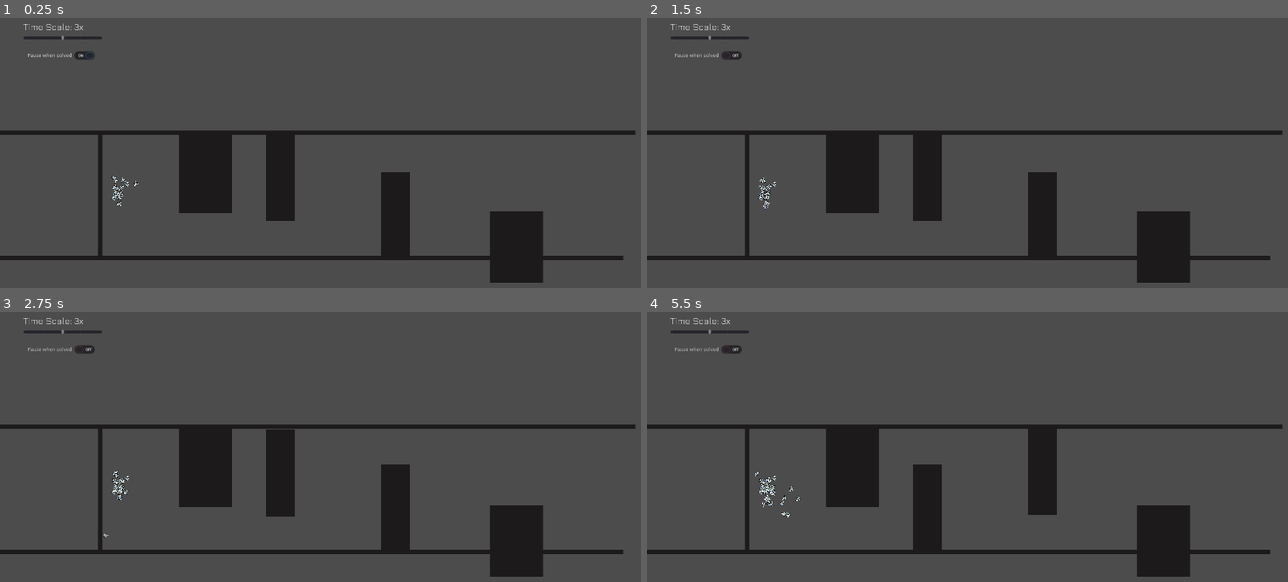
Above: before the commit, frames 1-4 (two rows, left to right).
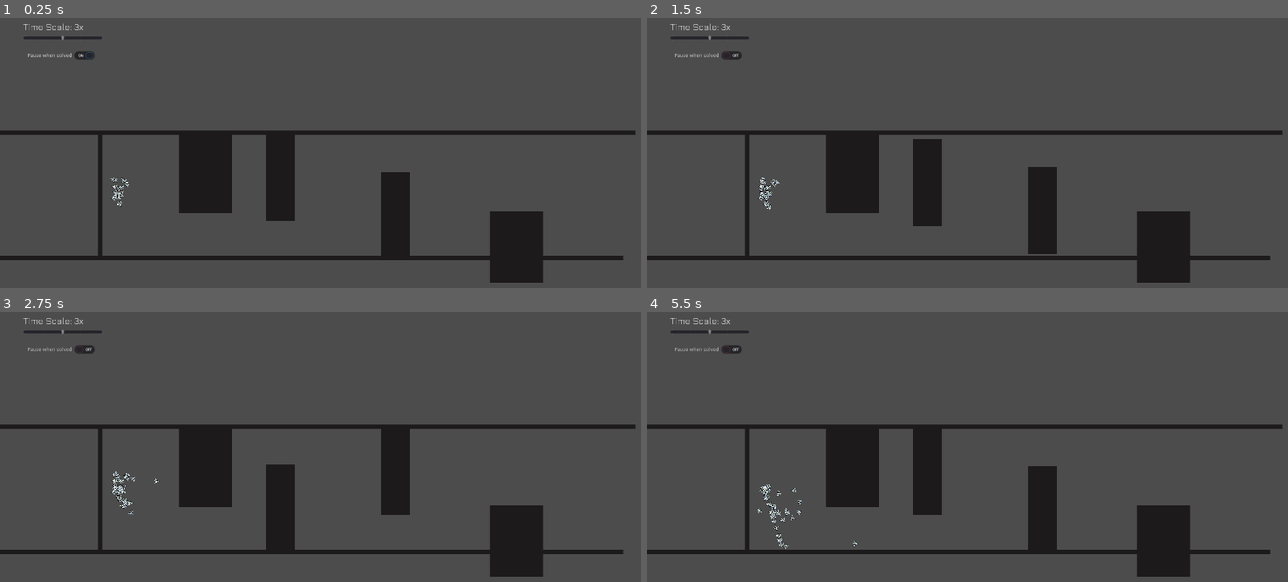
Above: after the commit, the same moments.

Repository: a0x77ry/plasmata
Game: Godot game, scene res://games/game3/game3.tscn
The game is run twice, just before and just after one commit, with the same random seed, the same clock (stepped at 60 frames per second) and the same inputs. This scene is started directly instead of the project's main scene.
Inputs (mouse positions are in pixels of both pictures, inside the frame that each line leads up to):
- Up to frame 1 (0.25 s): no input
- Up to frame 2 (1.5 s): tap Enter (ui_accept) at 0.5, 0.77 s; move the mouse to (1146, 182) at 0.52 s; click (1146, 182) at 0.67 s; click "Pause when solved" at 1.25 s
- Up to frame 3 (2.75 s): move the mouse to (211, 517) at 2.02 s; click (211, 517) at 2.17 s; tap Enter (ui_accept) at 2.27 s
- Up to frame 4 (5.5 s): move the mouse to (1063, 411) at 2.77 s; click (1063, 411) at 2.92 s; move the mouse to (961, 576) at 3.52 s; click (961, 576) at 3.67 s; tap Enter (ui_accept) at 3.77, 4.52, 5.27 s; move the mouse to (1204, 555) at 4.27 s; click (1204, 555) at 4.42 s; move the mouse to (788, 438) at 5.02 s; click (788, 438) at 5.17 s

The runs differ from the first frame. In frame 1, less than 0.1% of the frame differs, in the area x 17-22%, y 58-70%; in frame 2, 0.4%; in frame 3, 2.5%; in frame 4, 2.7%, in the area x 16-64%, y 43-89%.

Commit message:
Vastly improve game by making moving walls visible to the normal wall rays too

Diff:
--- a/games/game1/game1.gd
+++ b/games/game1/game1.gd
@@ -14,11 +14,14 @@
     "ray_left_distance",
     "ray_right_distance",
 
-    "rf_col_normal_angle",
-    "rl_col_normal_angle",
-    "rr_col_normal_angle",
-    "rfu_col_normal_angle",
-    "rfd_col_normal_angle",
+    # "rf_col_normal_angle",
+    # "rl_col_normal_angle",
+    # "rr_col_normal_angle",
+    # "rfu_col_normal_angle",
+    # "rfd_col_normal_angle",
+
+    "finish_distance",
+    "finish_angle",
 
     "fitness",
     # "go_right_input",
--- a/games/game1/game1.tscn
+++ b/games/game1/game1.tscn
@@ -121,6 +121,7 @@
 [node name="FinishLine" type="Area2D" parent="." index="4"]
 position = Vector2( 1294, 304 )
 scale = Vector2( 2.52001, 1 )
+collision_layer = 5
 __meta__ = {
 "_edit_group_": true
 }
--- a/games/game2/game2.gd
+++ b/games/game2/game2.gd
@@ -13,11 +13,14 @@
     "ray_left_distance",
     "ray_right_distance",
 
-    "rf_col_normal_angle",
-    "rl_col_normal_angle",
-    "rr_col_normal_angle",
-    "rfu_col_normal_angle",
-    "rfd_col_normal_angle",
+    # "rf_col_normal_angle",
+    # "rl_col_normal_angle",
+    # "rr_col_normal_angle",
+    # "rfu_col_normal_angle",
+    # "rfd_col_normal_angle",
+
+    "finish_distance",
+    "finish_angle",
 
     "fitness",
     # "go_right_input",
--- a/games/game2/game2.tscn
+++ b/games/game2/game2.tscn
@@ -127,8 +127,10 @@
 disabled = true
 
 [node name="FinishLine" type="Area2D" parent="." index="4"]
+modulate = Color( 0.231373, 0.027451, 0.027451, 1 )
 position = Vector2( 1296, 304 )
 scale = Vector2( 2.04, 1 )
+collision_layer = 5
 __meta__ = {
 "_edit_group_": true
 }
--- a/games/game3/game3.gd
+++ b/games/game3/game3.gd
@@ -29,6 +29,9 @@
     "rfu_col_normal_angle",
     "rfd_col_normal_angle",
 
+    "finish_distance",
+    "finish_angle",
+
     "fitness",
     # "go_right_input",
     "go_forward_input",
--- a/games/game3/game3.tscn
+++ b/games/game3/game3.tscn
@@ -46,7 +46,7 @@
 [sub_resource type="Curve2D" id=9]
 resource_local_to_scene = true
 _data = {
-"points": PoolVector2Array( 0, 0, 0, 0, 18.6936, 110.863, 0, 0, 0, 0, 27.1994, 213.213, 0, 0, 0, 0, 189, 403, 0, 0, 0, 0, 959, 394, 0, 0, 0, 0, 1026, 250, 0, 0, 0, 0, 1287, 254 )
+"points": PoolVector2Array( 0, 0, 0, 0, 18.6936, 110.863, 0, 0, 0, 0, 27.1994, 213.213, 0, 0, 0, 0, 189, 403, 0, 0, 0, 0, 707.665, 395.543, 0, 0, 0, 0, 989.302, 394.188, 0, 0, 0, 0, 1026, 250, 0, 0, 0, 0, 1287, 254 )
 }
 
 [sub_resource type="DynamicFont" id=1]
@@ -142,7 +142,6 @@
 
 [node name="WallPlayer" type="AnimationPlayer" parent="." index="3"]
 autoplay = "MovingWall"
-playback_speed = 0.5
 anims/MovingWall = SubResource( 10 )
 
 [node name="SpawningArea" type="Area2D" parent="." index="4"]
@@ -157,6 +156,7 @@
 [node name="FinishLine" type="Area2D" parent="." index="5"]
 position = Vector2( 1294, 302 )
 scale = Vector2( 1.96001, 1 )
+collision_layer = 5
 __meta__ = {
 "_edit_group_": true
 }
--- a/scripts/agent.gd
+++ b/scripts/agent.gd
@@ -2,9 +2,9 @@
 
 
 export (float) var speed = 20.0 # waa 50.0
-export (float) var rotation_speed = 0.5 # was 1.5
-# export (float) var speed_limit = 300.0
-export (float) var speed_limit = 100.0
+export (float) var rotation_speed = 1.0 # was 0.5
+export (float) var speed_limit = 110.0
+# export (float) var speed_limit = 100.0
 # export (float) var rotation_speed_limit = 8.0
 export (float) var rotation_speed_limit = 2.0
 export (int) var penalty_for_hidden_nodes = 0 # was 5
@@ -303,6 +303,9 @@
   var rfu_col_normal_angle: float
   var rfd_col_normal_angle: float
 
+  var finish_distance: float
+  var finish_angle: float
+
   var fitness: float
   var go_forward_input: float
   var go_right_input: float
@@ -325,9 +328,16 @@
   if nn_activated_inputs.has("pos_y"):
     norm_pos_y = global_position.y / level_height
 
-  if nn_activated_inputs.has("ray_f_distance") || nn_activated_inputs.has("ray_f_distance_mw"):
-    ray_f_distance = 0.0 # is was 1.0
-    ray_f_distance_mw = 0.0 # is was 1.0
+  if nn_activated_inputs.has("finish_distance") || nn_activated_inputs.has("finish_angle"):
+    var fa_pos = game.fa_col_result["collider"].global_position
+    finish_distance = 0.0
+    finish_distance = global_position.distance_to(fa_pos) / game.start_finish_distance
+    finish_angle = 0.0
+    finish_angle = global_position.angle_to(fa_pos) / PI
+
+  if nn_activated_inputs.has("ray_f_distance") || nn_activated_inputs.has("rf_col_normal_angle"):
+    ray_f_distance = 0.0
+    ray_f_distance_mw = 0.0
     rf_col_normal_angle = 0.0
     if ray_forward.is_colliding():
       var distance = global_position.distance_to(ray_forward.get_collision_point())
@@ -343,7 +353,7 @@
       elif col.is_in_group("moving_walls"):
         ray_f_distance_mw = (ray_forward.cast_to.x - distance) / ray_forward.cast_to.x
 
-  if nn_activated_inputs.has("ray_left_distance") || nn_activated_inputs.has("ray_left_distance_mw"):
+  if nn_activated_inputs.has("ray_left_distance") || nn_activated_inputs.has("rl_col_normal_angle"):
     ray_left_distance = 0.0 # is was 1.0
     ray_left_distance_mw = 0.0 # is was 1.0
     rl_col_normal_angle = 0.0
@@ -355,12 +365,15 @@
         var col_normal = ray_left.get_collision_normal()
         rl_col_normal_angle = col_normal.angle() / PI
 
-      if col.is_in_group("normal_walls"):
-        ray_left_distance = (abs(ray_left.cast_to.y) - distance) / abs(ray_left.cast_to.y)
-      elif col.is_in_group("moving_walls"):
+      # if col.is_in_group("normal_walls"):
+      #   ray_left_distance = (abs(ray_left.cast_to.y) - distance) / abs(ray_left.cast_to.y)
+      # elif col.is_in_group("moving_walls"):
+      #   ray_left_distance_mw = (abs(ray_left.cast_to.y) - distance) / abs(ray_left.cast_to.y)
+      ray_left_distance = (abs(ray_left.cast_to.y) - distance) / abs(ray_left.cast_to.y)
+      if col.is_in_group("moving_walls"):
         ray_left_distance_mw = (abs(ray_left.cast_to.y) - distance) / abs(ray_left.cast_to.y)
 
-  if nn_activated_inputs.has("ray_right_distance") || nn_activated_inputs.has("ray_right_distance_mw"):
+  if nn_activated_inputs.has("ray_right_distance") || nn_activated_inputs.has("rr_col_normal_angle"):
     ray_right_distance = 0.0 # is was 1.0
     ray_right_distance_mw = 0.0 # is was 1.0
     rr_col_normal_angle = 0.0
@@ -372,12 +385,15 @@
         var col_normal = ray_right.get_collision_normal()
         rr_col_normal_angle = col_normal.angle() / PI
 
-      if col.is_in_group("normal_walls"):
-        ray_right_distance = (ray_right.cast_to.y - distance) / ray_right.cast_to.y
-      elif col.is_in_group("moving_walls"):
+      # if col.is_in_group("normal_walls"):
+      #   ray_right_distance = (ray_right.cast_to.y - distance) / ray_right.cast_to.y
+      # elif col.is_in_group("moving_walls"):
+      #   ray_right_distance_mw = (ray_right.cast_to.y - distance) / ray_right.cast_to.y
+      ray_right_distance = (ray_right.cast_to.y - distance) / ray_right.cast_to.y
+      if col.is_in_group("moving_walls"):
         ray_right_distance_mw = (ray_right.cast_to.y - distance) / ray_right.cast_to.y
 
-  if nn_activated_inputs.has("ray_f_up_right_distance") || nn_activated_inputs.has("ray_f_up_right_distance_mw"):
+  if nn_activated_inputs.has("ray_f_up_right_distance") || nn_activated_inputs.has("rfu_col_normal_angle"):
     ray_f_up_right_distance = 0.0
     ray_f_up_right_distance_mw = 0.0
     rfu_col_normal_angle = 0.0
@@ -391,12 +407,15 @@
         var col_normal = ray_f_up_right.get_collision_normal()
         rfu_col_normal_angle = col_normal.angle() / PI
 
-      if col.is_in_group("normal_walls"):
-        ray_f_up_right_distance = (ray_length - distance) / ray_length
-      elif col.is_in_group("moving_walls"):
+      # if col.is_in_group("normal_walls"):
+      #   ray_f_up_right_distance = (ray_length - distance) / ray_length
+      # elif col.is_in_group("moving_walls"):
+      #   ray_f_up_right_distance_mw = (ray_length - distance) / ray_length
+      ray_f_up_right_distance = (ray_length - distance) / ray_length
+      if col.is_in_group("moving_walls"):
         ray_f_up_right_distance_mw = (ray_length - distance) / ray_length
 
-  if nn_activated_inputs.has("ray_f_down_right_distance") || nn_activated_inputs.has("ray_f_down_right_distance_mw"):
+  if nn_activated_inputs.has("ray_f_down_right_distance") || nn_activated_inputs.has("rfd_col_normal_angle"):
     ray_f_down_right_distance = 0.0
     ray_f_down_right_distance_mw = 0.0
     rfd_col_normal_angle = 0.0
@@ -410,9 +429,12 @@
         var col_normal = ray_f_down_right.get_collision_normal()
         rfu_col_normal_angle = col_normal.angle() / PI
 
-      if col.is_in_group("normal_walls"):
-        ray_f_down_right_distance = (ray_length - distance) / ray_length
-      elif col.is_in_group("moving_walls"):
+      # if col.is_in_group("normal_walls"):
+      #   ray_f_down_right_distance = (ray_length - distance) / ray_length
+      # elif col.is_in_group("moving_walls"):
+      #   ray_f_down_right_distance_mw = (ray_length - distance) / ray_length
+      ray_f_down_right_distance = (ray_length - distance) / ray_length
+      if col.is_in_group("moving_walls"):
         ray_f_down_right_distance_mw = (ray_length - distance) / ray_length
 
   if nn_activated_inputs.has("fitness"):
@@ -429,7 +451,7 @@
     # var w_starting_y = 216
     # var w_ending_y = 316
     # var w_distance = abs(w_starting_y - w_ending_y)
-    mwall_1_pos = abs(mw1_starting_y - mwall_1.position.y) / mw_distance
+    mwall_1_pos = 1.0 - (abs(mw1_starting_y - mwall_1.position.y) / mw_distance)
 
   if nn_activated_inputs.has("mwall_2_pos"):
     # var mwall_2 = get_parent().get_parent().get_node("Walls/MovingWall2")
@@ -460,6 +482,9 @@
         "rr_col_normal_angle": rr_col_normal_angle,
         "rfu_col_normal_angle": rfu_col_normal_angle,
         "rfd_col_normal_angle": rfd_col_normal_angle,
+
+        "finish_distance": finish_distance,
+        "finish_angle": finish_angle,
 
         "fitness": fitness,
         "go_right_input": go_right_input,
--- a/scripts/nav-game.gd
+++ b/scripts/nav-game.gd
@@ -12,11 +12,15 @@
 onready var FF_slider = get_node("UI/TimeScale/FFSlider")
 onready var pause_when_solved_button = get_node("UI/PauseWhenSolved/CheckButton")
 onready var spawn_timer = get_node("SpawnTimer")
+onready var finish_area = get_node("FinishLine")
 
 var best_time = INF
 var do_pause_when_solved
 var random = RandomNumberGenerator.new()
 var agent_population : int = 0
+var start_finish_distance: float
+var fa_collision_mask
+var fa_col_result
 
 
 func _ready():
@@ -24,10 +28,18 @@
   init_population()
   set_time_scale(unpaused_time_scale)
   do_pause_when_solved = pause_when_solved_button.pressed
+  start_finish_distance = spawning_area.global_position.distance_to(finish_area.global_position)
+  fa_collision_mask = 0b100
 
 
 func _process(_delta):
   countdown.text = String("%.1f" % timer.time_left)
+
+
+func _physics_process(_delta):
+  var space_state = get_world_2d().direct_space_state
+  fa_col_result = space_state.intersect_ray(global_position, finish_area.global_position,
+      [self], fa_collision_mask, true, true)
 
 
 func generate_agent_population(agent_pop = population_stream):
